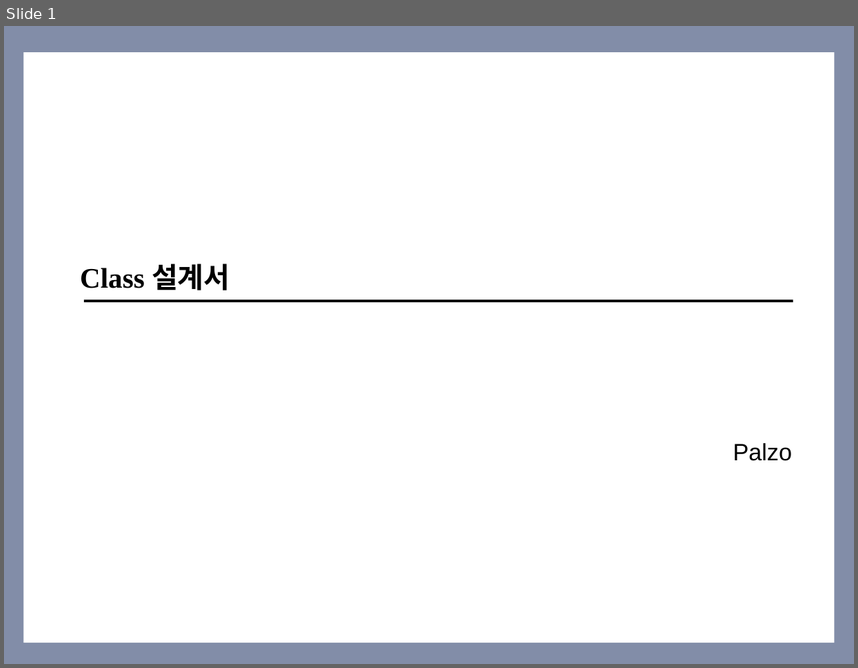
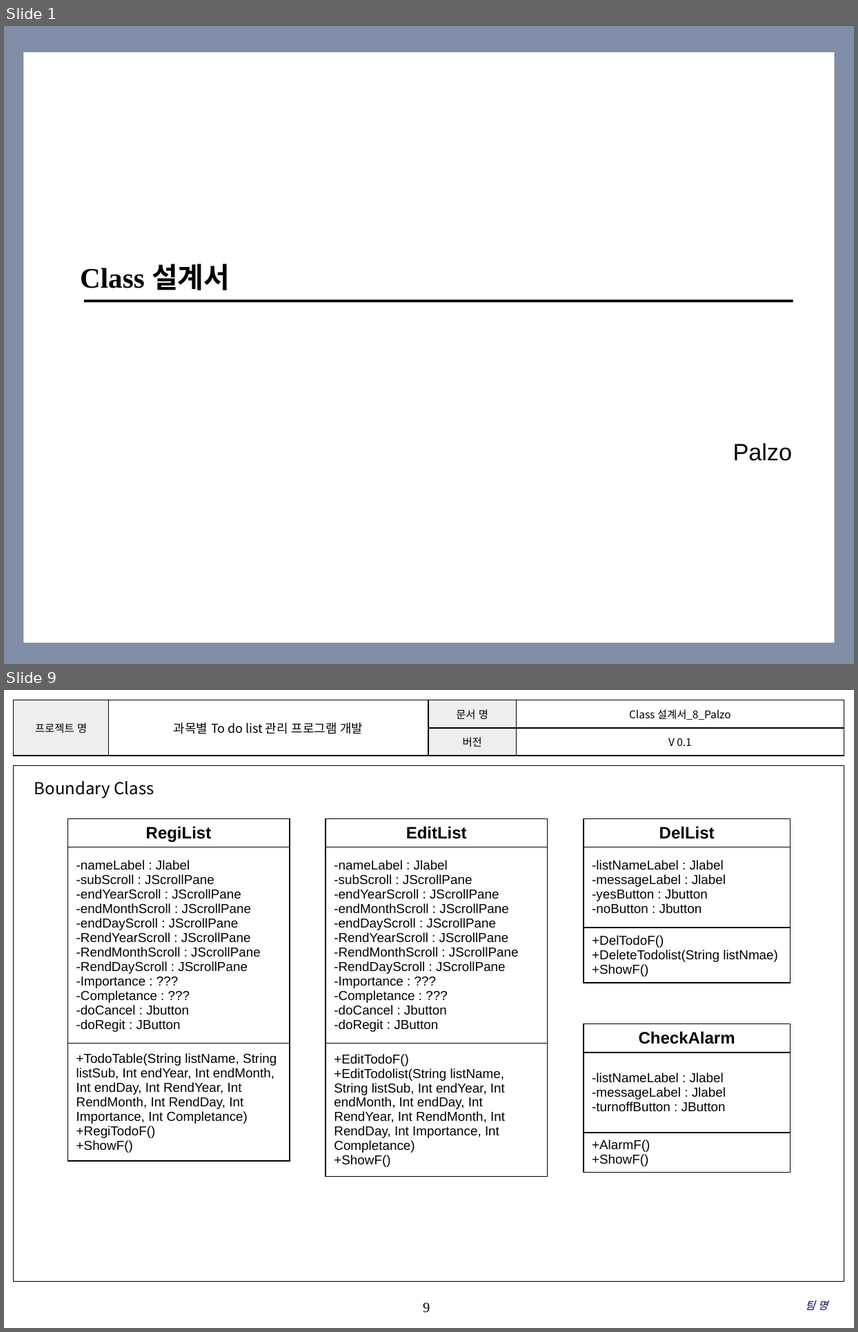
Before and after one commit to SMU-SE-Admin/18-1_8_PALZO_Doc, a slide deck: 03 설계/Class 설계서_8_Palzo.pptx. Shown one above the other, each under a label of ours: slide 1 before the commit, slides 1 and 9 after it; the slides between them are not shown. The pictures are 858x668 and 858x1332 pixels, drawn with LibreOffice and Linux fonts; fonts in the diff are those of the drawing; background and template pictures are left out. Boxes give left, top, right and bottom in pixels: in the first picture for what was removed or moved away, otherwise in the second. Text is boxed around its words. In the diff, an @@ line names an element or a change of style, - is before the commit and + after.

Commit message:
#1101 Class 설계서 작성 나머지 클래스 추가 및 클래스 별 구분

```diff
--- a/03 설계/Class 설계서_8_Palzo.pptx
+++ b/03 설계/Class 설계서_8_Palzo.pptx
@@ slide 9 added at (4,690,854,1328), background #FFFFFF @@
@@ table added at (14,700,844,756), 2 rows, 4 columns @@
+프로젝트 명 | 과목별 To do list 관리 프로그램 개발 | 문서 명 | Class 설계서_8_Palzo
+ |  | 버전 | V 0.1
@@ rectangle added at (14,766,844,1281), outline #000000 0.75 pt @@
@@ text added at (34,781,154,798), 14 pt, text #000000 @@
+Boundary Class
@@ table added at (67,818,290,1191), 3 rows, 1 columns @@
+RegiList
+-nameLabel : Jlabel / -subScroll : JScrollPane / -endYearScroll : JScrollPane / -endMonthScroll : JScrollPane / -endDayScroll : JScrollPane / -RendYearScroll : JScrollPane / -RendMonthScroll : JScrollPane / -RendDayScroll : JScrollPane / -Importance : ??? / -Completance : ??? / -doCancel : Jbutton / -doRegit : JButton
++TodoTable(String listName, String listSub, Int endYear, Int endMonth, Int endDay, Int RendYear, Int RendMonth, Int RendDay, Int Importance, Int Completance) / +RegiTodoF() / +ShowF()
@@ table added at (326,818,547,1191), 3 rows, 1 columns @@
+EditList
+-nameLabel : Jlabel / -subScroll : JScrollPane / -endYearScroll : JScrollPane / -endMonthScroll : JScrollPane / -endDayScroll : JScrollPane / -RendYearScroll : JScrollPane / -RendMonthScroll : JScrollPane / -RendDayScroll : JScrollPane / -Importance : ??? / -Completance : ??? / -doCancel : Jbutton / -doRegit : JButton
++EditTodoF() / +EditTodolist(String listName, String listSub, Int endYear, Int endMonth, Int endDay, Int RendYear, Int RendMonth, Int RendDay, Int Importance, Int Completance) / +ShowF()
@@ table added at (584,818,791,998), 3 rows, 1 columns @@
+DelList
+-listNameLabel : Jlabel / -messageLabel : Jlabel / -yesButton : Jbutton / -noButton : Jbutton
++DelTodoF() +DeleteTodolist(String listNmae) / +ShowF()
@@ table added at (584,1024,791,1172), 3 rows, 1 columns @@
+CheckAlarm
+-listNameLabel : Jlabel / -messageLabel : Jlabel / -turnoffButton : JButton
++AlarmF() / +ShowF()
@@ page number added at (423,1302,430,1312), 12 pt, text #000000 @@
+9
@@ text added at (805,1301,828,1310), 9 pt, text #000066, italic @@
+팀 명
```
Also in this commit, not shown: 2 slides changed, 5 other slides added, 1 slide removed.
